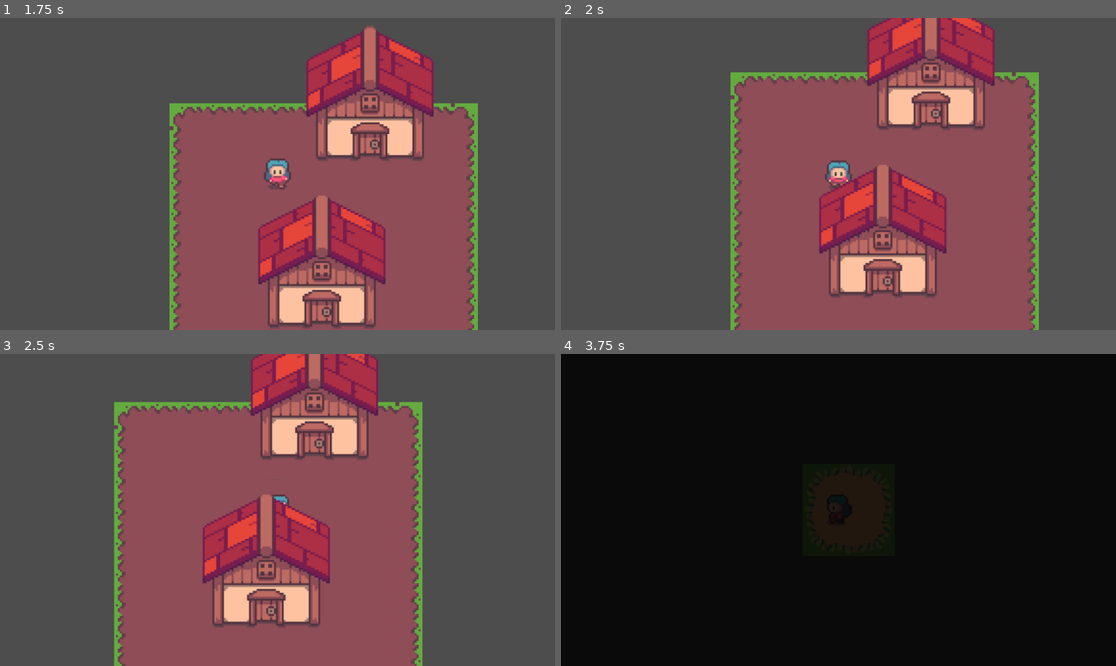
Above: before the commit, frames 1-4 (two rows, left to right).
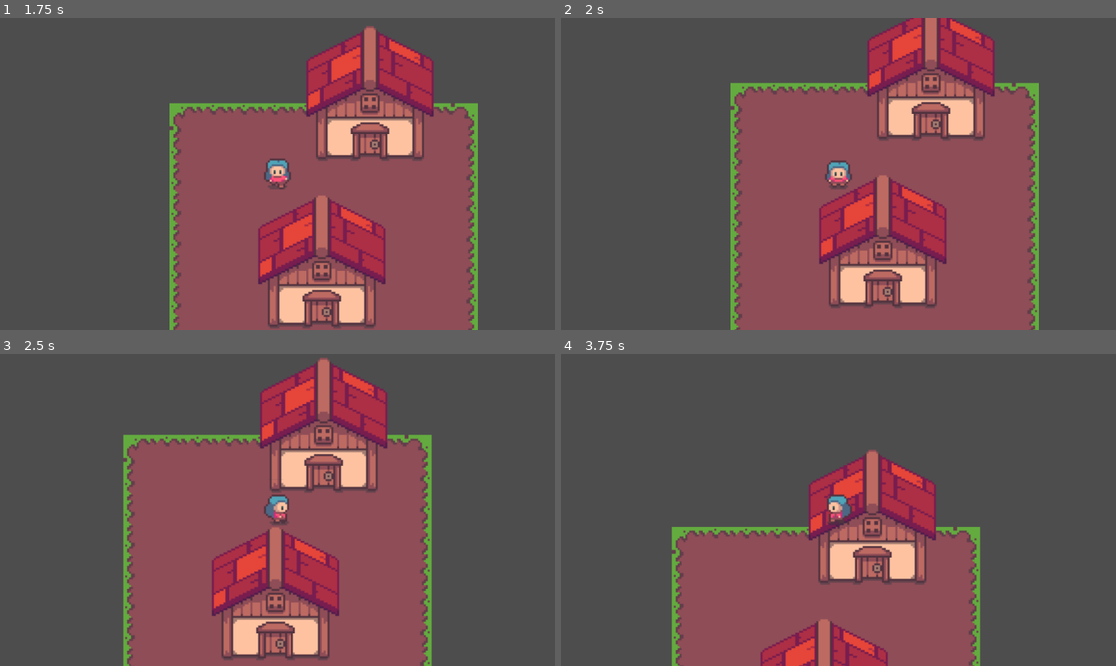
Above: after the commit, the same moments.

Repository: klaynexas/transitioningbetweenscenes
Game: Godot game, scene res://scenes/main.tscn
Two runs of this game, one before a commit and one after it. Both use one fixed random seed, a clock stepped at 60 frames per second and the inputs below.
Inputs:
- Up to frame 1 (1.75 s): tap Enter at 0.5 s; hold D (right) 0.53-1.28 s; hold S (down) from 1.28 s (still down)
- Up to frame 2 (2 s): keep holding S (down)
- Up to frame 3 (2.5 s): release S (down) at 2.03 s; hold D (right) from 2.03 s (still down)
- Up to frame 4 (3.75 s): release D (right) at 2.78 s; hold W (up) 2.78-3.53 s; hold A (left) from 3.53 s (still down)

Frame 1 is identical in both runs. In frame 2, 13% of the frame differs, in the area x 30-87%, y 0-100%; in frame 3, 26%; in frame 4, 100%, in the area x 0-100%, y 0-100%.

Commit message:
Setting up some hitboxes on things, about to try something else

Diff:
--- a/project.godot
+++ b/project.godot
@@ -37,3 +37,9 @@
 "events": [Object(InputEventKey,"resource_local_to_scene":false,"resource_name":"","device":-1,"window_id":0,"alt_press …(192 unchanged characters)…
 ]
 }
+
+[layer_names]
+
+2d_physics/layer_1="Player"
+2d_physics/layer_2="Static Objects"
+2d_physics/layer_3="Transition Zones"
--- a/scenes/area_1.tscn
+++ b/scenes/area_1.tscn
@@ -1,9 +1,7 @@
-[gd_scene load_steps=7 format=4 uid="uid://cyi10egpw6dwe"]
+[gd_scene load_steps=5 format=4 uid="uid://cyi10egpw6dwe"]
 
 [ext_resource type="Script" uid="uid://dp8h1ebsbs7di" path="res://scripts/area_1.gd" id="1_0bq5r"]
 [ext_resource type="TileSet" uid="uid://gc8v314g242v" path="res://tile_sets/main.tres" id="1_pvmkf"]
-[ext_resource type="PackedScene" uid="uid://bqkm87h8d17sg" path="res://scenes/transition_door.tscn" id="3_al5oy"]
-[ext_resource type="PackedScene" uid="uid://dvcc51ec3bcmq" path="res://scenes/Area2.tscn" id="4_aq3wa"]
 [ext_resource type="PackedScene" uid="uid://5lebhchub728" path="res://scenes/player.tscn" id="5_al5oy"]
 [ext_resource type="PackedScene" uid="uid://cwy56nb0juoao" path="res://scenes/building_1.tscn" id="6_aq3wa"]
 
@@ -18,12 +16,11 @@
 tile_map_data = PackedByteArray("AAAEAP3/AAAJAAgAAAAEAP7/AAAJAAkAAAAEAP//AAAJAAoAAAAEAAAAAAAJAAsAAAAEAAEAAAAJAAwAAAAFAP …(320 unchanged characters)…
 tile_set = ExtResource("1_pvmkf")
 
-[node name="TransitionDoor" parent="." instance=ExtResource("3_al5oy")]
-position = Vector2(208, 43)
-next_area = ExtResource("4_aq3wa")
+[node name="Building1" parent="." instance=ExtResource("6_aq3wa")]
+position = Vector2(78, 78)
+
+[node name="Building2" parent="." instance=ExtResource("6_aq3wa")]
+position = Vector2(-538, 32)
 
 [node name="Player" parent="." instance=ExtResource("5_al5oy")]
 position = Vector2(16, 16)
-
-[node name="Building1" parent="." instance=ExtResource("6_aq3wa")]
-position = Vector2(78, 78)
--- a/scenes/building_1.tscn
+++ b/scenes/building_1.tscn
@@ -13,3 +13,9 @@
 [node name="TransitionDoor" parent="." instance=ExtResource("3_a2ulf")]
 position = Vector2(80, 139)
 next_area = ExtResource("4_4v0nk")
+
+[node name="StaticBody2D" type="StaticBody2D" parent="."]
+collision_layer = 2
+
+[node name="CollisionPolygon2D" type="CollisionPolygon2D" parent="StaticBody2D"]
+polygon = PackedVector2Array(15, 52, 14, 152, 63, 152, 63, 125, 98, 125, 97, 152, 146, 152, 146, 52, 80, 16)
--- a/scenes/player.tscn
+++ b/scenes/player.tscn
@@ -243,6 +243,7 @@
 }]
 
 [node name="Player" type="CharacterBody2D"]
+collision_mask = 2
 script = ExtResource("1_qhqgy")
 
 [node name="CollisionShape2D" type="CollisionShape2D" parent="."]
--- a/scenes/tranisition.tscn
+++ b/scenes/tranisition.tscn
@@ -7,7 +7,7 @@
 tracks/0/type = "value"
 tracks/0/imported = false
 tracks/0/enabled = true
-tracks/0/path = NodePath("TransitionColor:color")
+tracks/0/path = NodePath("CanvasLayer/TransitionColor:color")
 tracks/0/interp = 1
 tracks/0/loop_wrap = true
 tracks/0/keys = {
@@ -23,7 +23,7 @@
 tracks/0/type = "value"
 tracks/0/imported = false
 tracks/0/enabled = true
-tracks/0/path = NodePath("TransitionColor:color")
+tracks/0/path = NodePath("CanvasLayer/TransitionColor:color")
 tracks/0/interp = 1
 tracks/0/loop_wrap = true
 tracks/0/keys = {
@@ -39,7 +39,7 @@
 tracks/0/type = "value"
 tracks/0/imported = false
 tracks/0/enabled = true
-tracks/0/path = NodePath("TransitionColor:color")
+tracks/0/path = NodePath("CanvasLayer/TransitionColor:color")
 tracks/0/interp = 1
 tracks/0/loop_wrap = true
 tracks/0/keys = {
@@ -59,16 +59,18 @@
 [node name="SceneTransition" type="Node2D"]
 script = ExtResource("1_2dq45")
 
-[node name="TransitionColor" type="ColorRect" parent="."]
-offset_left = -630.0
-offset_top = -344.0
-offset_right = 643.0
-offset_bottom = 390.0
-color = Color(0, 0, 0, 0)
-
 [node name="AnimationPlayer" type="AnimationPlayer" parent="."]
 libraries = {
 &"": SubResource("AnimationLibrary_nmhs1")
 }
 
+[node name="CanvasLayer" type="CanvasLayer" parent="."]
+
+[node name="TransitionColor" type="ColorRect" parent="CanvasLayer"]
+offset_left = -630.0
+offset_top = -344.0
+offset_right = 1619.0
+offset_bottom = 902.0
+color = Color(0, 0, 0, 0)
+
 [connection signal="animation_finished" from="AnimationPlayer" to="." method="_on_animation_player_animation_finished"]
--- a/scenes/transition_door.tscn
+++ b/scenes/transition_door.tscn
@@ -10,6 +10,7 @@
 script = ExtResource("1_fe4ri")
 
 [node name="Area2D" type="Area2D" parent="."]
+collision_layer = 4
 
 [node name="TranistionArea" type="CollisionShape2D" parent="Area2D"]
 shape = SubResource("RectangleShape2D_al5oy")
--- a/scripts/tranisition.gd
+++ b/scripts/tranisition.gd
@@ -1,6 +1,6 @@
 extends Node2D
 
-@onready var transition_color: Node = $TransitionColor
+@onready var transition_color: Node = $CanvasLayer/TransitionColor
 @onready var animation_player: Node = $AnimationPlayer
 
 const FADE_IN_ANIMATION: StringName = "fade_in"
Not shown, added: .DS_Store
